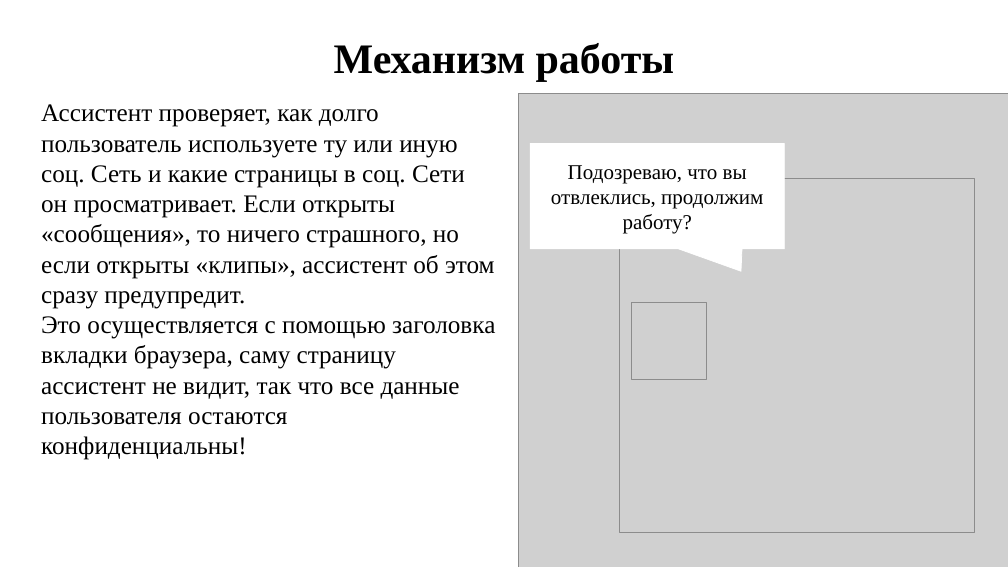
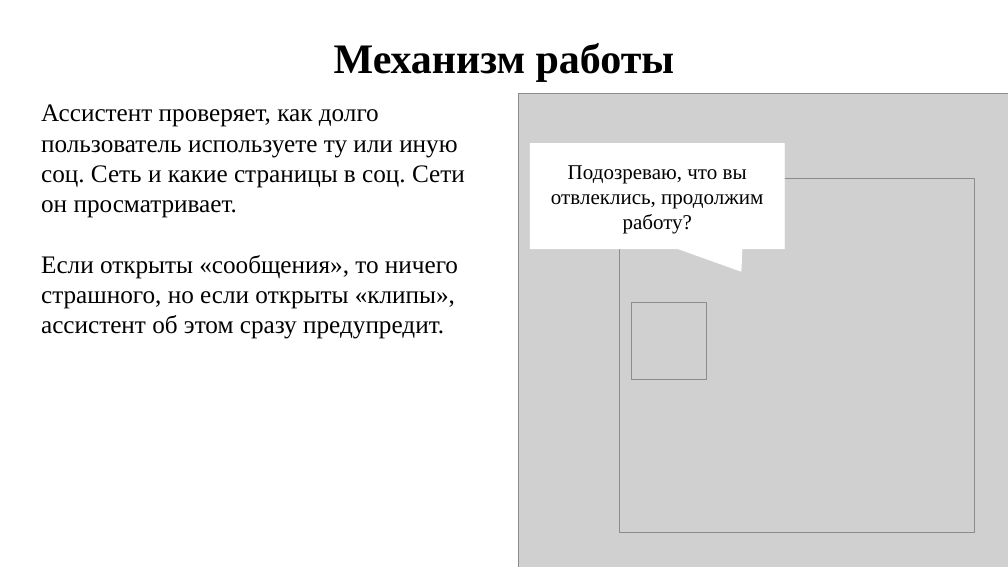
Before and after one commit to DronSyperlol/VirtualCurator, a slide deck: slide 10 of Docs/Куратор - виртуальный куратор.pptx. Drawn at 1008x567 pixels with LibreOffice and Linux fonts; fonts in the diff are those of the drawing; grey boxes stand for pictures. Boxes give left, top, right and bottom in pixels: in the first picture for what was removed or moved away, otherwise in the second. Text is boxed around its words. In the diff, an @@ line names an element or a change of style, - is before the commit and + after.

```diff
--- a/Docs/Куратор - виртуальный куратор.pptx
+++ b/Docs/Куратор - виртуальный куратор.pptx
@@ text at (41, 104, 465, 339): text changed @@
-Ассистент проверяет, как долго пользователь используете ту или иную соц. Сеть и какие страницы в соц. Сети он просматривает. Если открыты «сообщения», то ничего страшного, но если открыты «клипы», ассистент об этом сразу предупредит.
-Это осуществляется с помощью заголовка вкладки браузера, саму страницу ассистент не видит, так что все данные пользователя остаются конфиденциальны!
+Ассистент проверяет, как долго пользователь используете ту или иную соц. Сеть и какие страницы в соц. Сети он просматривает.
+Если открыты «сообщения», то ничего страшного, но если открыты «клипы», ассистент об этом сразу предупредит.
```
Also in this commit, not shown: 2 slides added.
